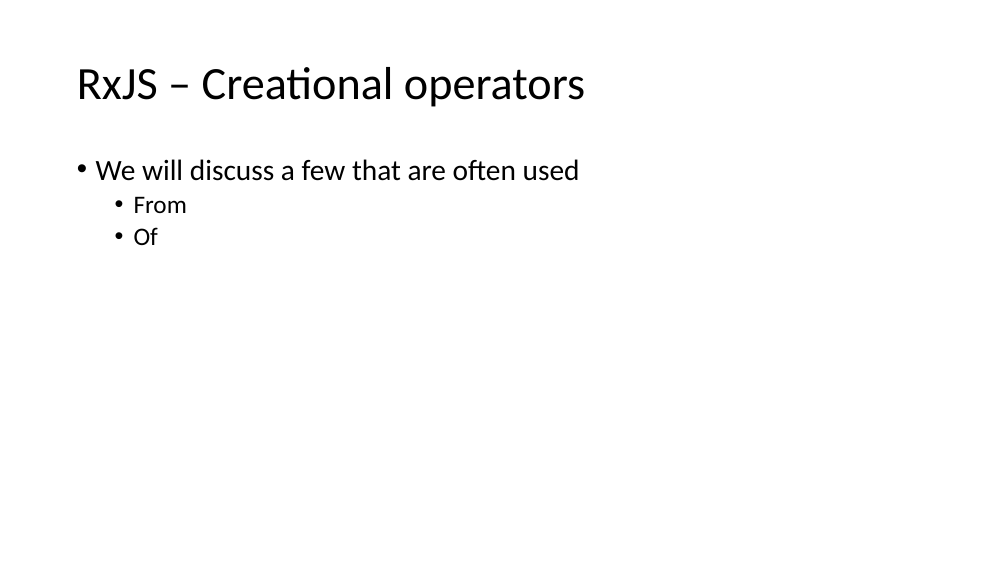
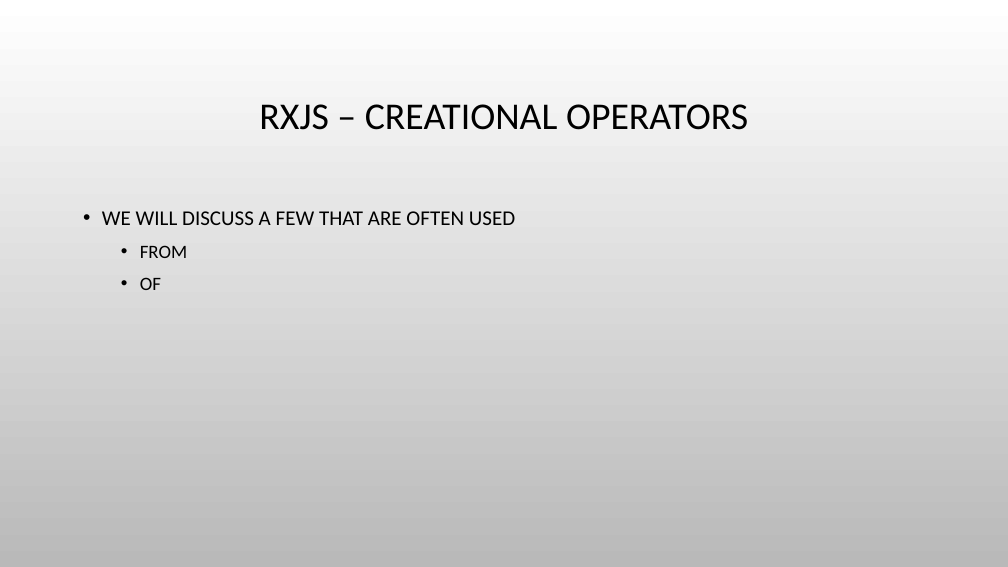
Before and after one commit to bertleemput/reactive-demo, a slide deck: slide 13 of Reactive Programming.pptx (slide 12 before the commit). Drawn at 1008x567 pixels with LibreOffice and Linux fonts; fonts in the diff are those of the drawing; background and template pictures are left out. Boxes give left, top, right and bottom in pixels: in the first picture for what was removed or moved away, otherwise in the second. Text is boxed around its words. In the diff, an @@ line names an element or a change of style, - is before the commit and + after.

```diff
--- a/Reactive Programming.pptx
+++ b/Reactive Programming.pptx
@@ background #FFFFFF to picture (left out) @@
@@ title at <box>259,104,748,130</box>: text changed; size 44 to 36 pt @@
-RxJS – Creational operators
+RXJS – CREATIONAL OPERATORS
@@ text at <box>102,211,515,290</box>: text changed; size 28 to 20 pt @@
-• We will discuss a few that are often used
-  • From
-  • Of
+• WE WILL DISCUSS A FEW THAT ARE OFTEN USED
+  • FROM
+  • OF
```
Also in this commit, not shown: 12 other slides changed, 4 slides added.
